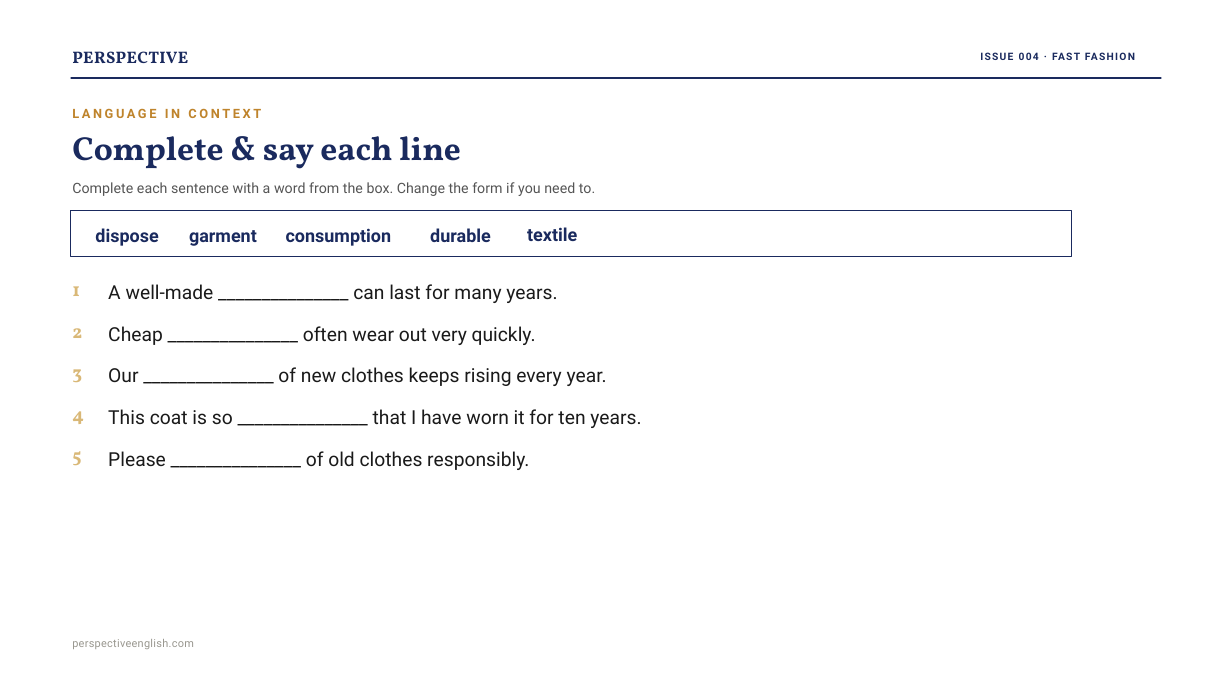
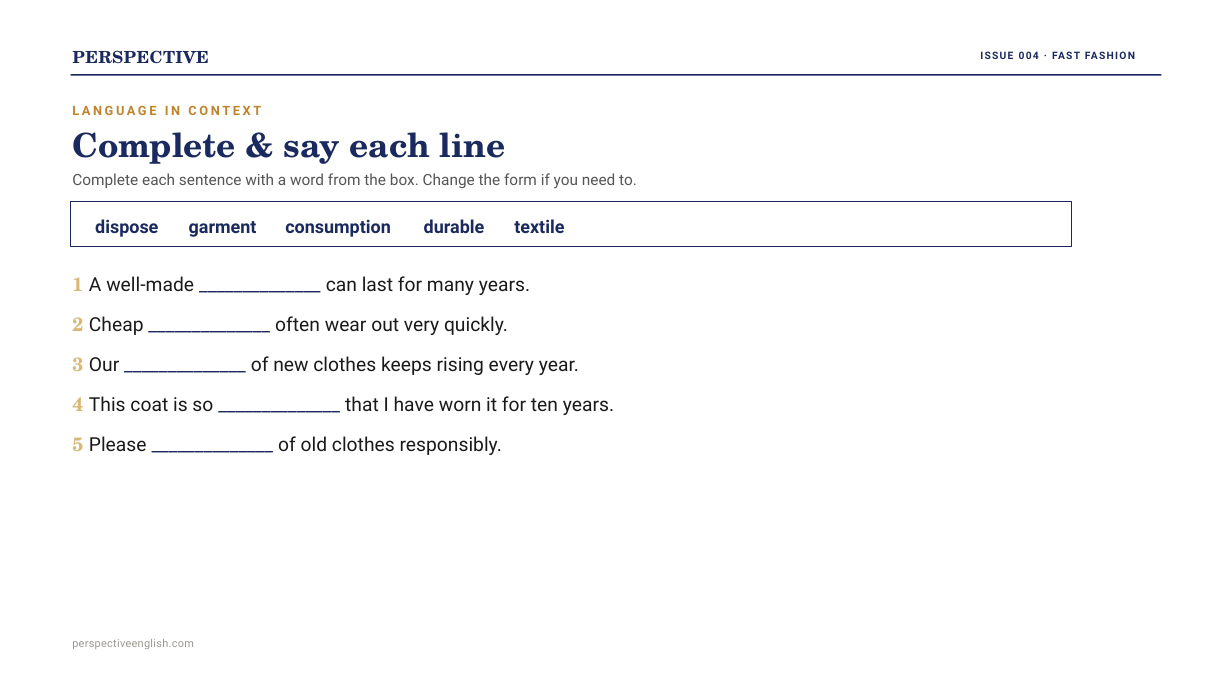
Before and after one commit to Swinka85/perspective-english, a slide deck: slide 12 of downloads/issue004-ppt.pptx. Drawn at 1232x693 pixels with LibreOffice and Linux fonts; fonts in the diff are those of the drawing. Boxes give left, top, right and bottom in pixels: in the first picture for what was removed or moved away, otherwise in the second. Text is boxed around its words. In the diff, an @@ line names an element or a change of style, - is before the commit and + after.

```diff
--- a/downloads/issue004-ppt.pptx
+++ b/downloads/issue004-ppt.pptx
@@ text "PERSPECTIVE" at bbox=[72, 50, 209, 64]: font Vollkorn to TeX Gyre Schola @@
@@ text "Complete & say each line" at bbox=[72, 132, 506, 164]: font Vollkorn to TeX Gyre Schola @@
@@ text "Complete each sentence with a ..." at bbox=[72, 173, 637, 188]: size 16.6 to 18 pt @@
@@ 4 texts, 1 rectangle: place and size @@
-4 texts, 1 rectangle at bbox=[71, 182, 1072, 256]
+4 texts, 1 rectangle at bbox=[71, 173, 1072, 247]
@@ text "durable": place and size @@
-text "durable" at bbox=[430, 228, 491, 242]
+text "durable" at bbox=[424, 219, 485, 233]
@@ text "textile": place and size @@
-text "textile" at bbox=[527, 227, 577, 241]
+text "textile" at bbox=[514, 219, 564, 233]
@@ text at bbox=[72, 276, 530, 295]: text changed @@
-A well-made _______________ can last for many years.
+1 A well-made ______________ can last for many years.
@@ text removed at bbox=[72, 286, 80, 296] @@
-1
@@ text at bbox=[72, 316, 508, 335]: text changed @@
-Cheap _______________ often wear out very quickly.
+2 Cheap ______________ often wear out very quickly.
@@ text removed at bbox=[72, 328, 82, 338] @@
-2
@@ text at bbox=[72, 356, 579, 375]: text changed @@
-Our _______________ of new clothes keeps rising every year.
+3 Our ______________ of new clothes keeps rising every year.
@@ text removed at bbox=[72, 369, 82, 382] @@
-3
@@ text at bbox=[72, 396, 614, 415]: text changed @@
-This coat is so _______________ that I have worn it for ten years.
+4 This coat is so ______________ that I have worn it for ten years.
@@ text removed at bbox=[72, 411, 84, 424] @@
-4
@@ text at bbox=[72, 436, 502, 455]: text changed @@
-Please _______________ of old clothes responsibly.
+5 Please ______________ of old clothes responsibly.
@@ text removed at bbox=[72, 451, 81, 465] @@
-5
```
Also in this commit, not shown: 15 other slides changed, 5 other files.
